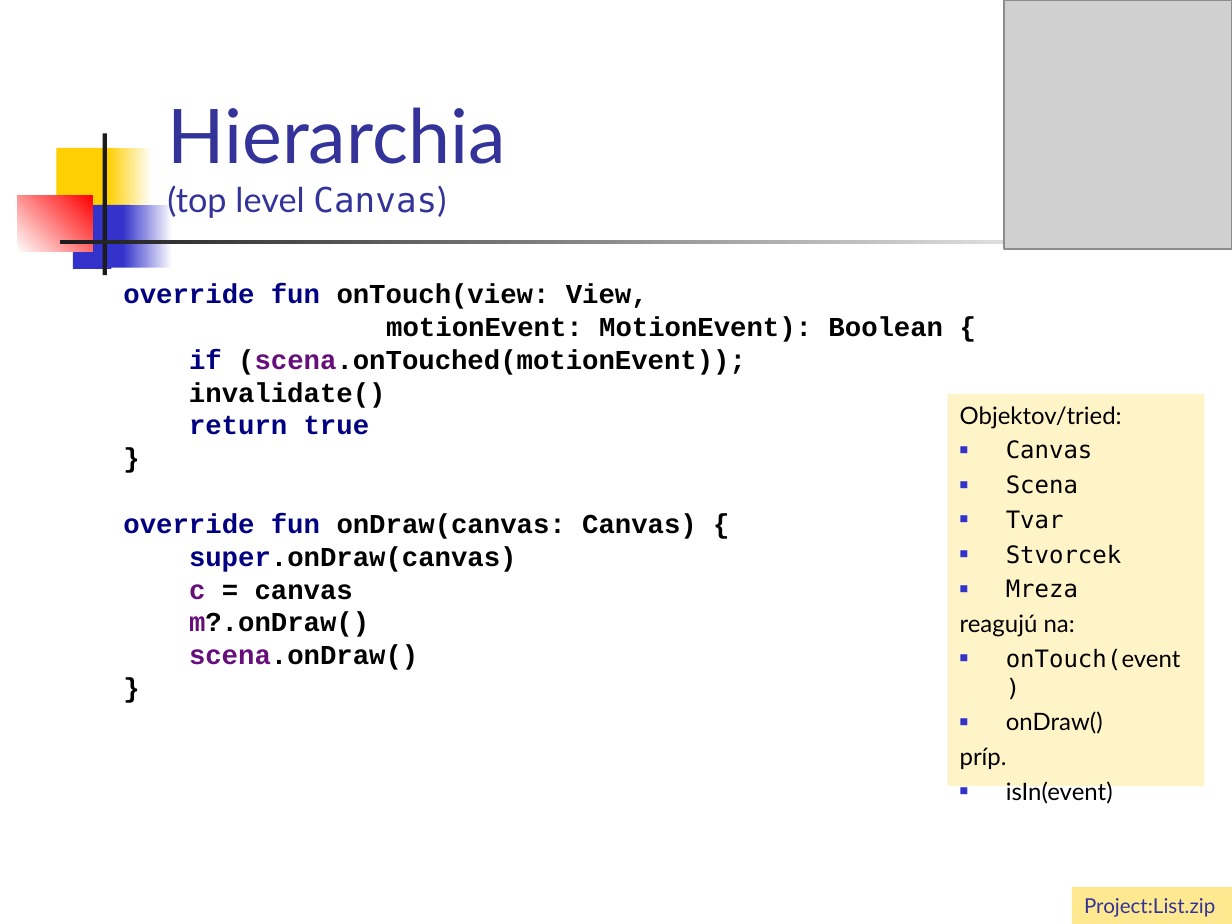
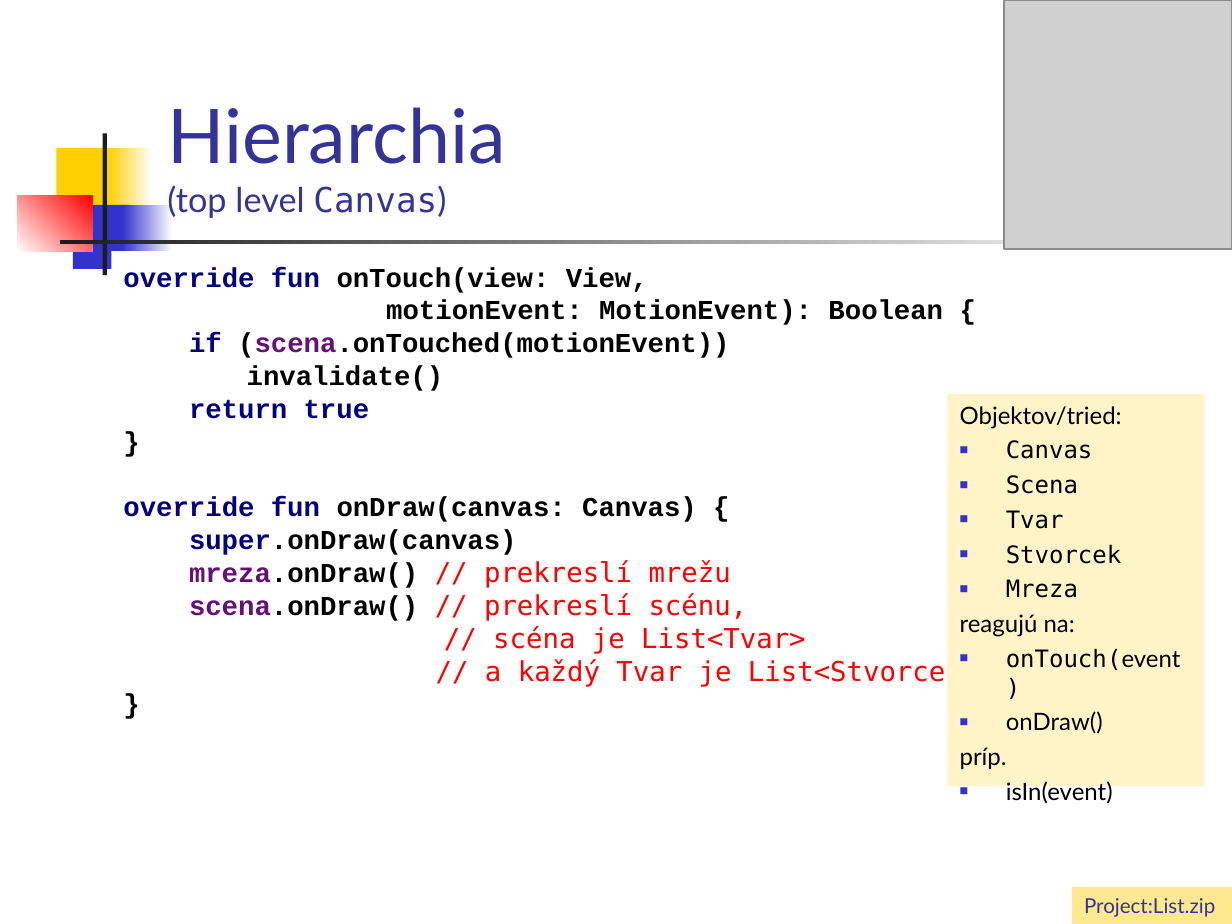
Before and after one commit to vmandro/Prednasky, a slide deck: slide 19 of 06/06_Android.ppt (slide 18 before the commit). Drawn at 1232x924 pixels with LibreOffice and Linux fonts; fonts in the diff are those of the drawing; grey boxes stand for pictures. Boxes give left, top, right and bottom in pixels: in the first picture for what was removed or moved away, otherwise in the second. Text is boxed around its words. In the diff, an @@ line names an element or a change of style, - is before the commit and + after.

```diff
--- a/06/06_Android.ppt
+++ b/06/06_Android.ppt
@@ text "override fun onTouch(view: View,": place and size @@
-text "override fun onTouch(view: View," at (123, 284, 943, 670)
+text "override fun onTouch(view: View," at (123, 267, 978, 687)
@@ text at (123, 300, 978, 687): text changed @@
-motionEvent: MotionEvent): Boolean {
-if (scena.onTouched(motionEvent));
-invalidate()
-return true
-}
-override fun onDraw(canvas: Canvas) {
-super.onDraw(canvas)
-c = canvas
-m?.onDraw()
-scena.onDraw()
-}
+motionEvent: MotionEvent): Boolean {
+if (scena.onTouched(motionEvent))
+invalidate()
+return true
+}
+override fun onDraw(canvas: Canvas) {
+super.onDraw(canvas)
+mreza.onDraw() // prekreslí mrežu
+scena.onDraw() // prekreslí scénu,
+// scéna je List<Tvar>
+// a každý Tvar je List<Stvorcek>
+}
```
Also in this commit, not shown: 29 other slides changed, 1 slide added, 1 slide removed, 1 other file.
